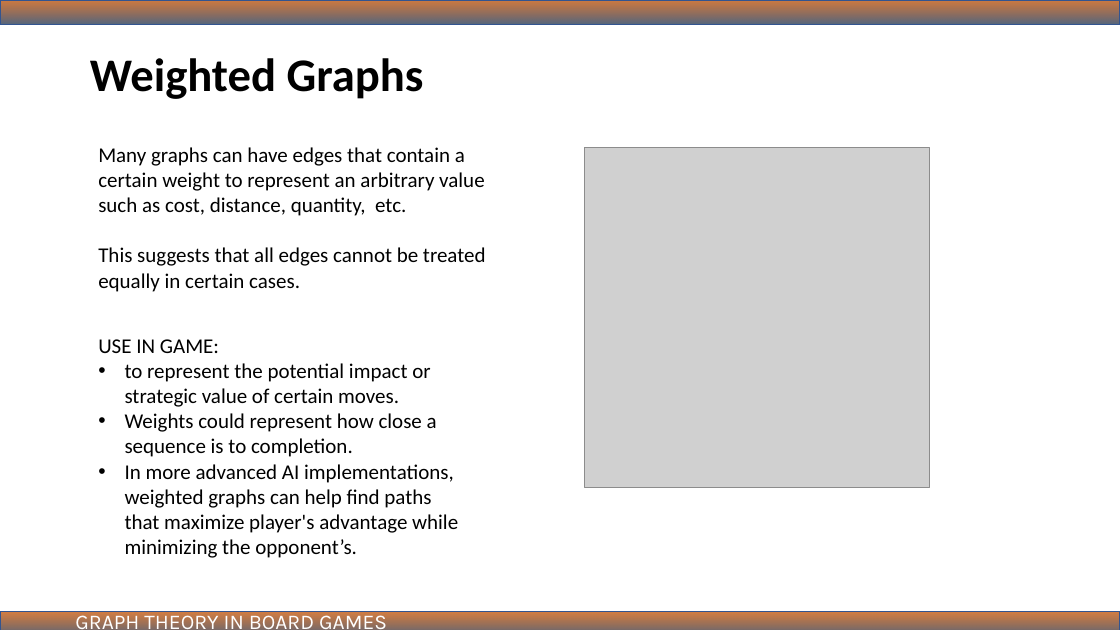
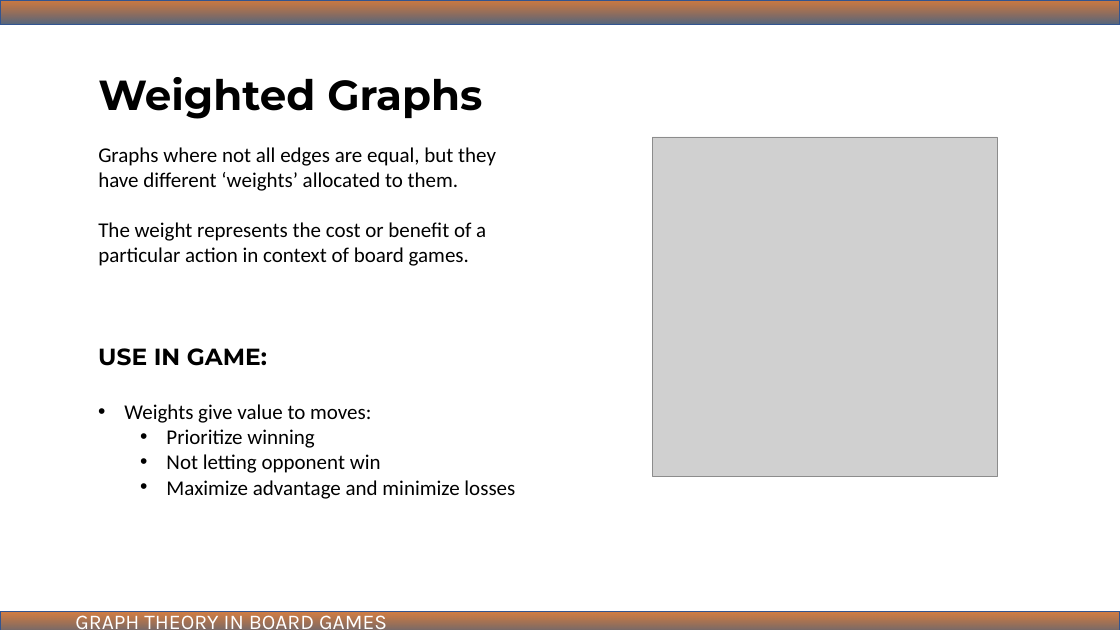
Before and after one commit to ibmbt/group5_graphtheory, a slide deck: slide 4 of group5_graphtheory.pptx (slide 8 before the commit). Drawn at 1120x630 pixels with LibreOffice and Linux fonts; fonts in the diff are those of the drawing; grey boxes stand for pictures. Boxes give left, top, right and bottom in pixels: in the first picture for what was removed or moved away, otherwise in the second. Text is boxed around its words. In the diff, an @@ line names an element or a change of style, - is before the commit and + after.

```diff
--- a/group5_graphtheory.pptx
+++ b/group5_graphtheory.pptx
@@ text "Weighted Graphs": place and size @@
-text "Weighted Graphs" at (90, 58, 424, 99)
+text "Weighted Graphs" at (98, 77, 482, 119)
@@ text "Weighted Graphs" at (98, 77, 482, 119): size 40 to 36 pt, font Calibri to Montserrat @@
@@ text at (98, 147, 496, 266): text changed @@
-Many graphs can have edges that contain a certain weight to represent an arbitrary value such as cost, distance, quantity, etc.
-This suggests that all edges cannot be treated equally in certain cases.
+Graphs where not all edges are equal, but they have different ‘weights’ allocated to them.
+The weight represents the cost or benefit of a particular action in context of board games.
@@ picture: place and size @@
-picture at (585, 148, 929, 487)
+picture at (653, 137, 997, 476)
@@ text "USE IN GAME:": place and size @@
-text "USE IN GAME:" at (98, 339, 458, 558)
+text "USE IN GAME:" at (98, 348, 515, 499)
@@ text at (98, 348, 267, 366): size 18 to 20 pt, font Calibri to Montserrat, bold on in "USE IN GAME:" @@
@@ text at (124, 404, 515, 499): text changed @@
-• to represent the potential impact or strategic value of certain moves.
-• Weights could represent how close a sequence is to completion.
-• In more advanced AI implementations, weighted graphs can help find paths that maximize player's advantage while minimizing the opponent’s.
+• Weights give value to moves:
+  • Prioritize winning
+  • Not letting opponent win
+  • Maximize advantage and minimize losses
```
Also in this commit, not shown: 14 other slides changed, 7 slides added, 17 slides removed, 3 other files.
